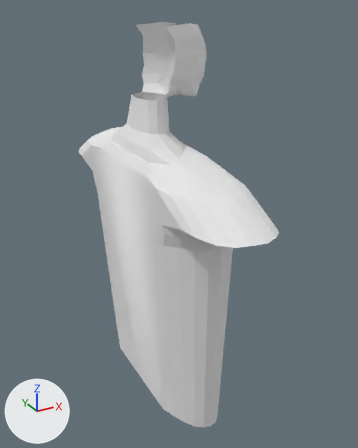
What one commit did to the Blender file assets/models/src/head.blend.
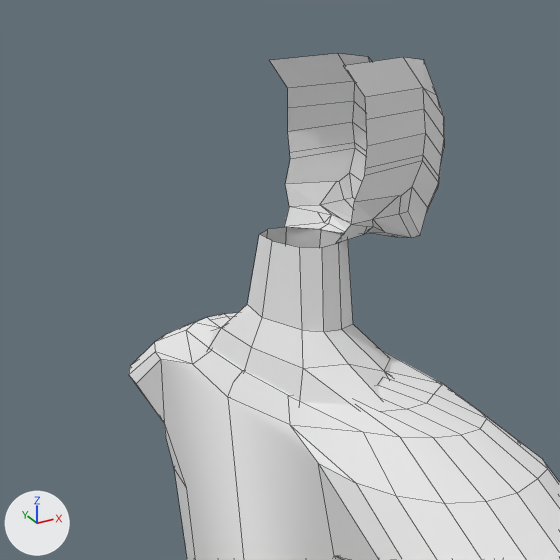
Old and new are each drawn whole from a 50 mm camera at (-0.411, -0.844, 0.799) aimed at (0.042, -0.02, 0.387) and again close up on the part from 7% to 71% of the width and 0% to 51% of the height. Every picture has the same lights, and +X, +Y and +Z are marked at lower left. The close-ups show mesh edges as thin lines.

Script lines for the objects in view, before the commit:
```python
me_cylinder = bpy.data.meshes.new('Cylinder')
me_cylinder.from_pydata(...)  # 208 vertices, 190 faces; spans x -0.34..0.3, y 0.05..2.57, z -1.56..1.56
me_cylinder.materials.append(mat_none)  # white #e7e7e7
me_plane = bpy.data.meshes.new('Plane')
me_plane.from_pydata(...)  # 48 vertices, 35 faces, 1 loose edge; spans x -0.229..0.257, y -0.202..0.148, z -0.51..0.503
me_plane.materials.append(mat_none)  # white #e7e7e7
me_plane_001 = bpy.data.meshes.new('Plane.001')
me_plane_001.from_pydata(...)  # 72 vertices, 52 faces; spans x 3.17..8.41, y -0.03..3.22, z -0.27..2.98
ob_cylinder = bpy.data.objects.new('Cylinder', me_cylinder)
ob_cylinder.location = (0.0, 0.0, 0.0)
ob_cylinder.rotation_euler = (1.571, 0.0, 0.0)  # degrees (90, 0, 0)
ob_cylinder.scale = (0.22, 0.218, 0.22)
ob_plane = bpy.data.objects.new('Plane', me_plane)
ob_plane.location = (-0.012, -0.002, 0.594)
ob_plane.rotation_euler = (1.571, 0.0, 0.0)  # degrees (90, 0, 0)
ob_plane.scale = (0.256, 0.379, 0.298)
ob_plane_001 = bpy.data.objects.new('Plane.001', me_plane_001)
ob_plane_001.location = (-0.071, -0.004, 0.653)
ob_plane_001.scale = (0.02, 0.02, 0.04)
_m = ob_plane_001.modifiers.new('Mirror', 'MIRROR')
_m.use_axis = (False, True, False)
```
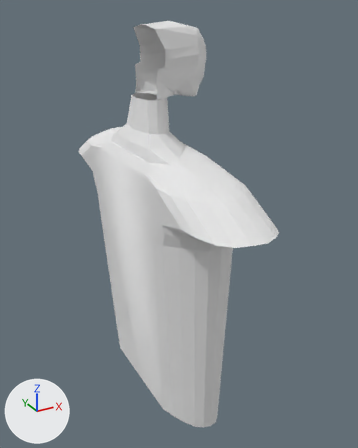
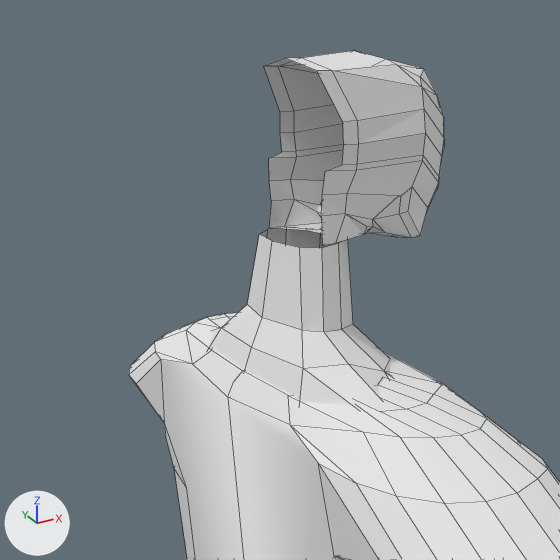
Commit message: work on head

Edits to the scene script, one JSON object a line:
```json
{"block": "me_plane_001", "where": "# used by ob_plane_001; location = (-0.071, -0.004, 0.653); scale = (0.02, 0.02, 0.04)"}
{"op": "remove", "block": "me_plane_001", "code": "me_plane_001.from_pydata(...)  # 72 vertices, 52 faces; spans x 3.17..8.41, y -0.03..3.22, z -0.27..2.98"}
{"op": "add", "block": "me_plane_001", "code": "me_plane_001.from_pydata(...)  # 87 vertices, 68 faces; spans x 2.44..8.41, y -0.03..2.78, z -0.27..3.06"}
{"block": "me_plane_001", "change": "me_plane_001 part 1"}
{"block": "me_plane_001", "change": "4 vertices are removed from x 3.17..6.84, y 2.04..3.08, z 2.37..2.98"}
{"block": "me_plane_001", "change": "4 faces are deleted"}
{"block": "me_plane_001", "change": "7 vertices move from x 3.61..6.54, y 2.57..3.22, z 0.25..2.48 to x 3.61..6.54, y 2.13..2.6, z 0.41..2.48"}
{"block": "me_plane_001", "change": "19 vertices are added at x 2.44..6.57, y -0.03..2.6, z -0.12..3.06"}
{"block": "me_plane_001", "change": "20 new faces join them"}
```

Changed parts and their boxes [x1, y1, x2, y2] in the close-ups (560 x 560 px):
```json
{"object": "Plane.001", "change": "reshaped", "before": [269, 53, 444, 243], "after": [264, 51, 444, 246]}
```
